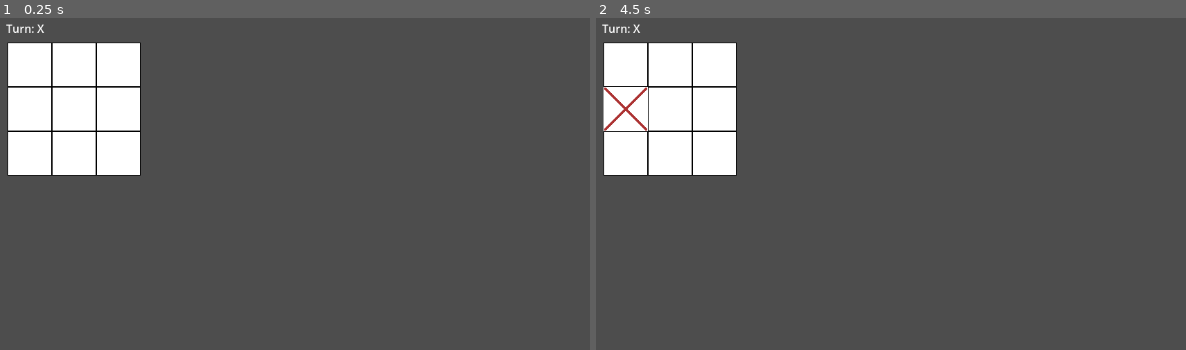
Above: before the commit, frames 1-2 (left to right).
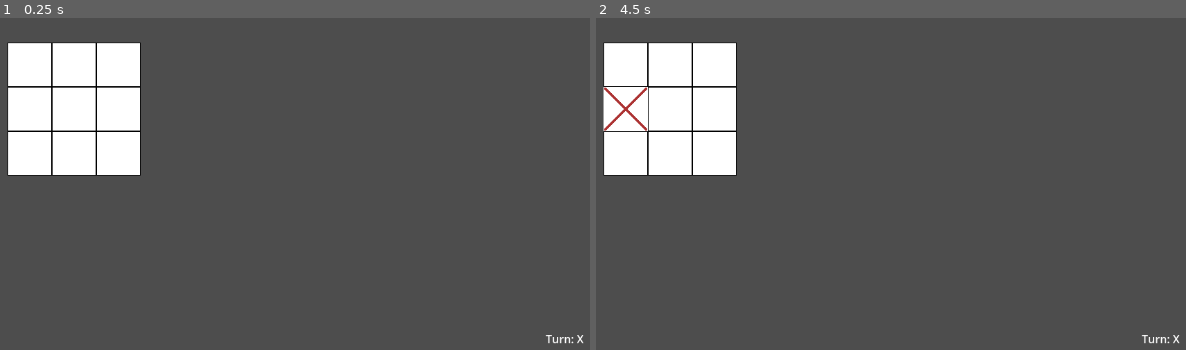
Above: after the commit, the same moments.

Repository: realJonathanZ/Godot_multiplayer_tictactoe
Game: Godot game, scene res://Scenes/level.tscn
Same seed, same stepped clock (60 frames per second), same inputs: the game is played once before the commit and once after it.
Inputs (mouse positions are in pixels of both pictures, inside the frame that each line leads up to):
- Up to frame 1 (0.25 s): no input
- Up to frame 2 (4.5 s): tap Enter at 0.5, 2, 3.5 s; move the mouse to (1062, 134) at 0.52 s; click (1062, 134) at 0.67 s; tap Space at 1.25, 2.75, 4.25 s; move the mouse to (725, 177) at 1.27 s; click (725, 177) at 1.42 s; move the mouse to (967, 57) at 2.02 s; click (967, 57) at 2.17 s; move the mouse to (843, 243) at 2.77 s; click (843, 243) at 2.92 s; move the mouse to (1127, 223) at 3.52 s; click (1127, 223) at 3.67 s; move the mouse to (649, 87) at 4.27 s; click (649, 87) at 4.42 s

The runs differ from the first frame. In frame 1, 0.2% of the frame differs, in the area x 1-99%, y 1-99%; in frame 2, 0.2%.

Commit message:
deleted unused file, minor change on editor config, probably caused by openning it in 4.5 editor

Diff:
--- a/Scenes/level.tscn
+++ b/Scenes/level.tscn
@@ -22,10 +22,10 @@
 position = Vector2(408, 163)
 
 [node name="UIturnLabel" type="Label" parent="."]
-offset_left = -2.0
-offset_top = -32.0
-offset_right = 126.0
-offset_bottom = -9.0
+offset_left = 776.0
+offset_top = 416.0
+offset_right = 904.0
+offset_bottom = 439.0
 text = "It is bruh's move"
 
 [node name="TileMapLayer" type="TileMapLayer" parent="."]
Not shown, changed: .gut_editor_config.json
Binary file removed: git_log.txt
